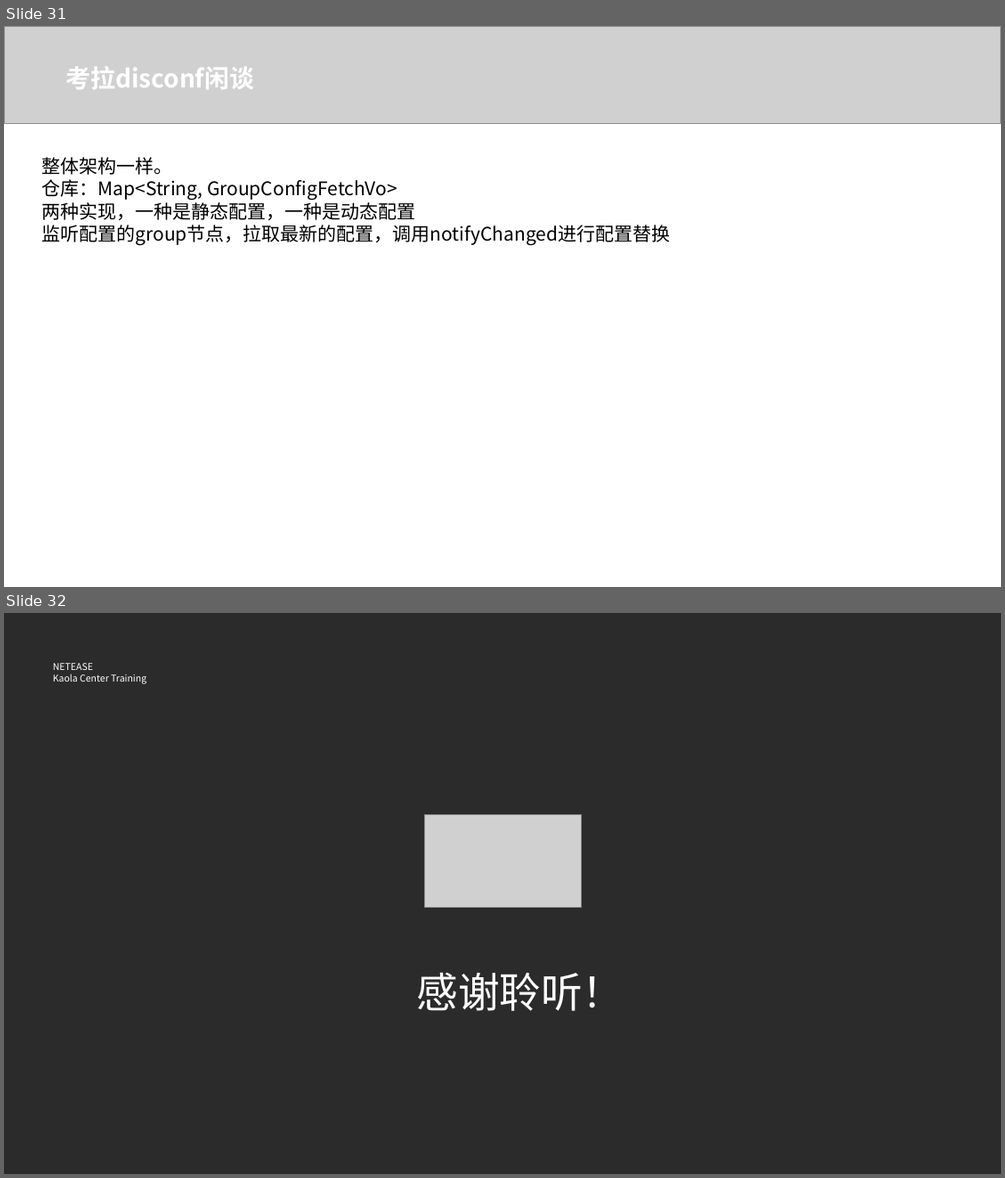
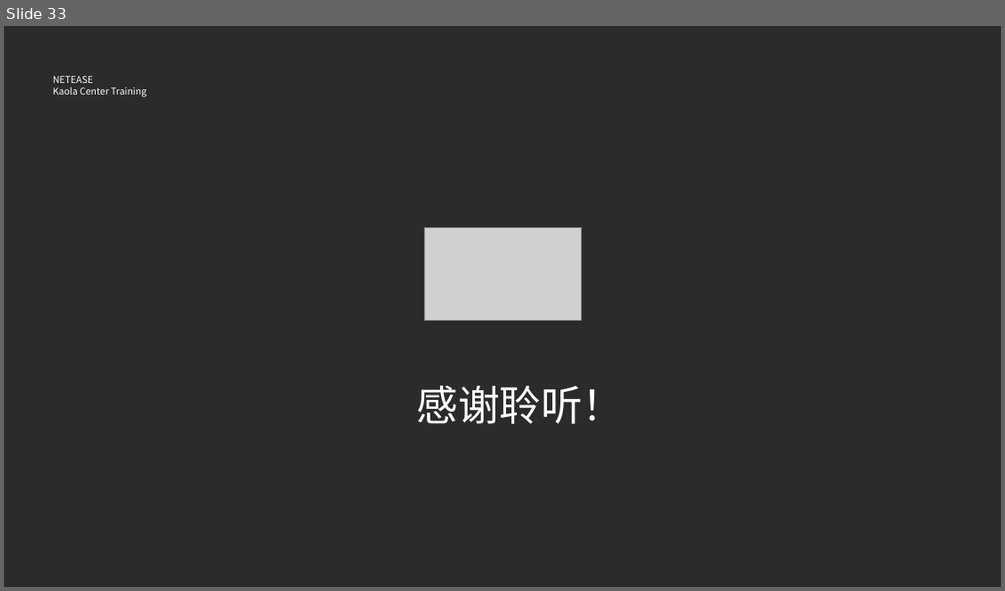
Before and after one commit to BraveMing/transfer-station, a slide deck: Sentinel基本原理.pptx. Shown one above the other, each under a label of ours: slides 31 and 32 before the commit, slide 33 after it. The pictures are 1005x1178 and 1005x591 pixels, drawn with LibreOffice and Linux fonts; fonts in the diff are those of the drawing; grey boxes stand for pictures; background and template pictures are left out; a plain dark background stands for a picture behind light text. Boxes give left, top, right and bottom in pixels: in the first picture for what was removed or moved away, otherwise in the second. Text is boxed around its words. In the diff, an @@ line names an element or a change of style, - is before the commit and + after.

```diff
--- a/Sentinel基本原理.pptx
+++ b/Sentinel基本原理.pptx
@@ slide 31 removed at [4,26,1001,587], background #FFFFFF @@
@@ picture removed at [4,26,1001,124] @@
@@ text removed at [65,66,254,89] @@
-考拉disconf闲谈
@@ text removed at [42,157,671,245] @@
-整体架构一样。
-仓库：Map<String, GroupConfigFetchVo>
-两种实现，一种是静态配置，一种是动态配置
-监听配置的group节点，拉取最新的配置，调用notifyChanged进行配置替换
@@ what was slide 32 is now slide 33 @@
```
Also in this commit, not shown: 5 slides changed, 14 slides added, 12 other slides removed, 1 other file.
